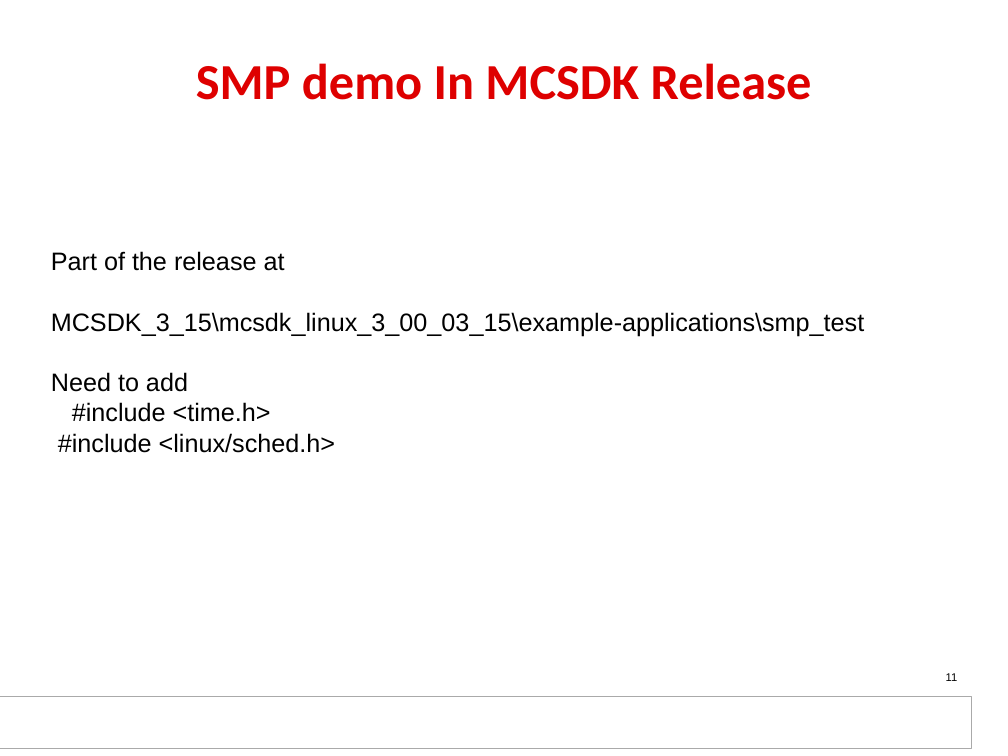
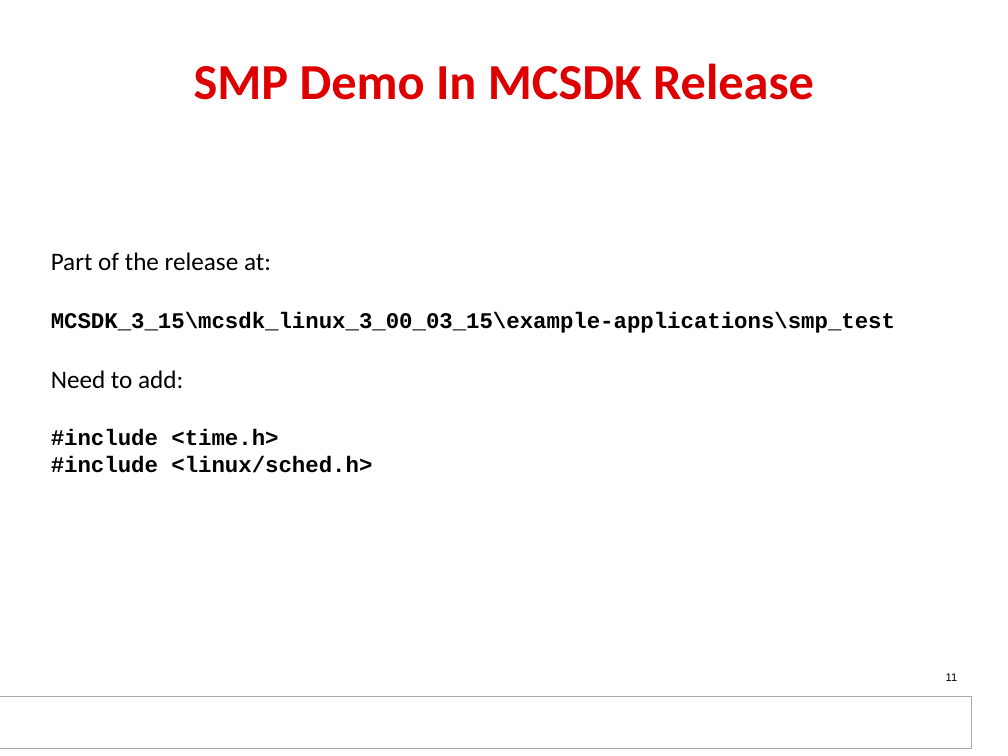
Before and after one commit to hari1989/keystone-workshop, a slide deck: slide 11 of slides/SMP_basic.pptx. Drawn at 1008x756 pixels with LibreOffice and Linux fonts; fonts in the diff are those of the drawing; background and template pictures are left out. Boxes give left, top, right and bottom in pixels: in the first picture for what was removed or moved away, otherwise in the second. Text is boxed around its words. In the diff, an @@ line names an element or a change of style, - is before the commit and + after.

```diff
--- a/slides/SMP_basic.pptx
+++ b/slides/SMP_basic.pptx
@@ title at box(194, 63, 814, 100): text changed @@
-SMP demo In MCSDK Release
+SMP Demo In MCSDK Release
@@ text at box(51, 252, 271, 271): text changed; font Arial to Calibri @@
-Part of the release at
+Part of the release at:
@@ text at box(51, 312, 895, 473): size 18 to 16 pt, font Arial to Courier New, bold on in "MCSDK_3_15\mcsdk_linux_3_00_03_15\example-applications\smp_t ...", "#include <time.h>", "#include <linux/sched.h>" @@
@@ text at box(51, 370, 183, 389): text changed; font Arial to Calibri @@
-Need to add
+Need to add:
```
Also in this commit, not shown: 9 other slides changed, 2 other files.
